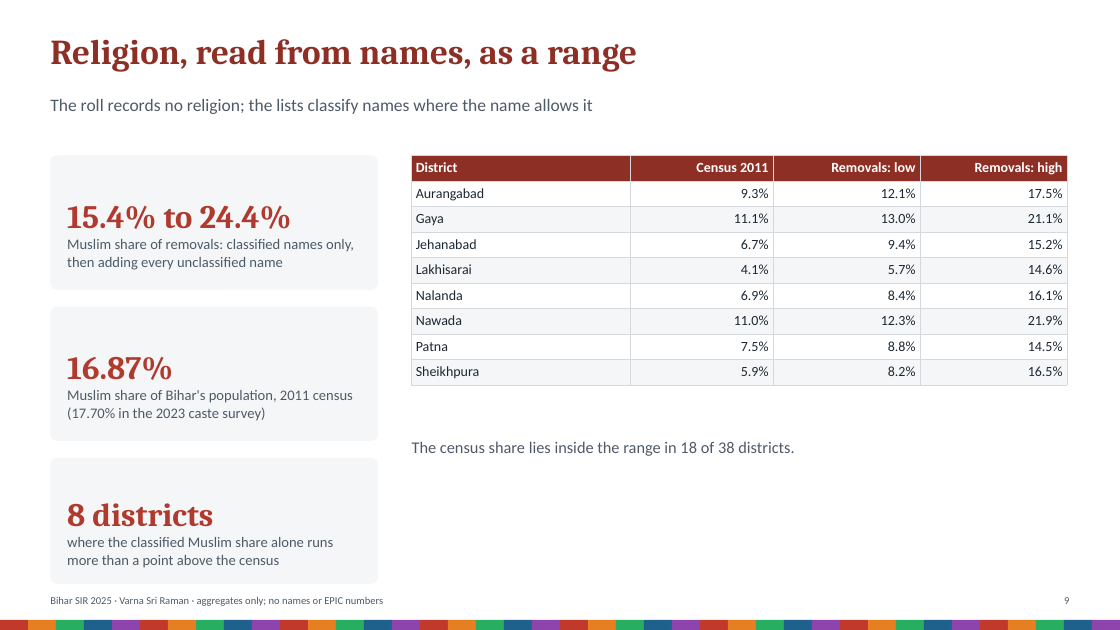
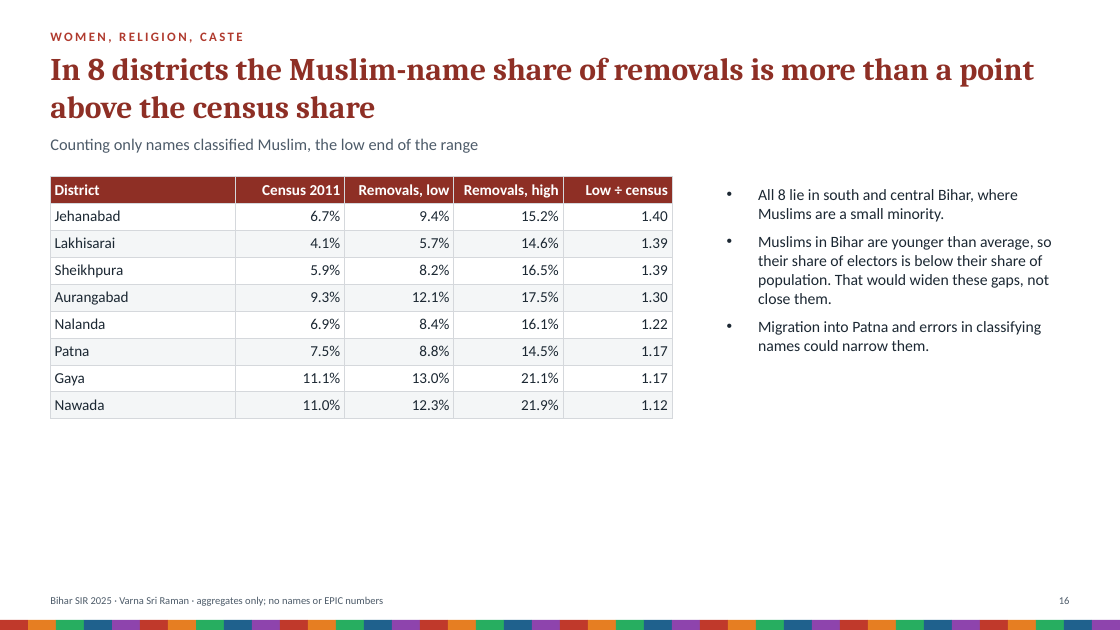
Before and after one commit to Varnasr/INDIA-DATA, a slide deck: slide 16 of reports/bihar-sir-2025-deck.pptx (slide 9 before the commit). Drawn at 1120x630 pixels with LibreOffice and Linux fonts; fonts in the diff are those of the drawing. Boxes give left, top, right and bottom in pixels: in the first picture for what was removed or moved away, otherwise in the second. Text is boxed around its words. In the diff, an @@ line names an element or a change of style, - is before the commit and + after.

```diff
--- a/reports/bihar-sir-2025-deck.pptx
+++ b/reports/bihar-sir-2025-deck.pptx
@@ text at box(50, 57, 1034, 119): text changed; size 12.5 to 27 pt; font Calibri to Cambria; text colour #4D5B69 to #8E2F25; bold on @@
-where the classified Muslim share alone runs more than a point above the census
+In 8 districts the Muslim-name share of removals is more than a point above the census share
@@ text removed at box(50, 39, 637, 72) @@
-Religion, read from names, as a range
@@ text added at box(50, 32, 243, 43), 11 pt, text #B03A2E, bold @@
+WOMEN, RELIGION, CASTE
@@ text removed at box(50, 99, 593, 114) @@
-The roll records no religion; the lists classify names where the name allows it
@@ text added at box(50, 138, 478, 153), 14 pt, text #4D5B69 @@
+Counting only names classified Muslim, the low end of the range
@@ rounded rectangle removed at box(50, 155, 378, 290) @@
@@ table added at box(50, 176, 672, 414), 9 rows, 5 columns @@
+District | Census 2011 | Removals, low | Removals, high | Low ÷ census
+Jehanabad | 6.7% | 9.4% | 15.2% | 1.40
+Lakhisarai | 4.1% | 5.7% | 14.6% | 1.39
+Sheikhpura | 5.9% | 8.2% | 16.5% | 1.39
+Aurangabad | 9.3% | 12.1% | 17.5% | 1.30
+Nalanda | 6.9% | 8.4% | 16.1% | 1.22
+Patna | 7.5% | 8.8% | 14.5% | 1.17
+Gaya | 11.1% | 13.0% | 21.1% | 1.17
+Nawada | 11.0% | 12.3% | 21.9% | 1.12
@@ table removed at box(412, 155, 1067, 383), 9 rows, 4 columns @@
-District | Census 2011 | Removals: low | Removals: high
-Aurangabad | 9.3% | 12.1% | 17.5%
-Gaya | 11.1% | 13.0% | 21.1%
-Jehanabad | 6.7% | 9.4% | 15.2%
-Lakhisarai | 4.1% | 5.7% | 14.6%
-Nalanda | 6.9% | 8.4% | 16.1%
-Nawada | 11.0% | 12.3% | 21.9%
-Patna | 7.5% | 8.8% | 14.5%
-Sheikhpura | 5.9% | 8.2% | 16.5%
@@ text removed at box(67, 206, 292, 229) @@
-15.4% to 24.4%
@@ text added at box(758, 189, 1051, 351), 13.5 pt, text #1C2833 @@
+• All 8 lie in south and central Bihar, where Muslims are a small minority.
+• Muslims in Bihar are younger than average, so their share of electors is below their share of population. That would widen these gaps, not close them.
+• Migration into Patna and errors in classifying names could narrow them.
@@ text removed at box(67, 239, 354, 270) @@
-Muslim share of removals: classified names only, then adding every unclassified name
@@ rounded rectangle removed at box(50, 307, 378, 441) @@
@@ text removed at box(67, 357, 173, 380) @@
-16.87%
@@ text removed at box(67, 390, 353, 421) @@
-Muslim share of Bihar's population, 2011 census (17.70% in the 2023 caste survey)
@@ text removed at box(412, 441, 794, 456) @@
-The census share lies inside the range in 18 of 38 districts.
@@ rounded rectangle removed at box(50, 458, 378, 584) @@
@@ text removed at box(67, 503, 213, 527) @@
-8 districts
@@ text at box(1059, 597, 1070, 604): text changed @@
-9
+16
```
Also in this commit, not shown: 15 other slides changed, 11 slides added, 14 other files.
